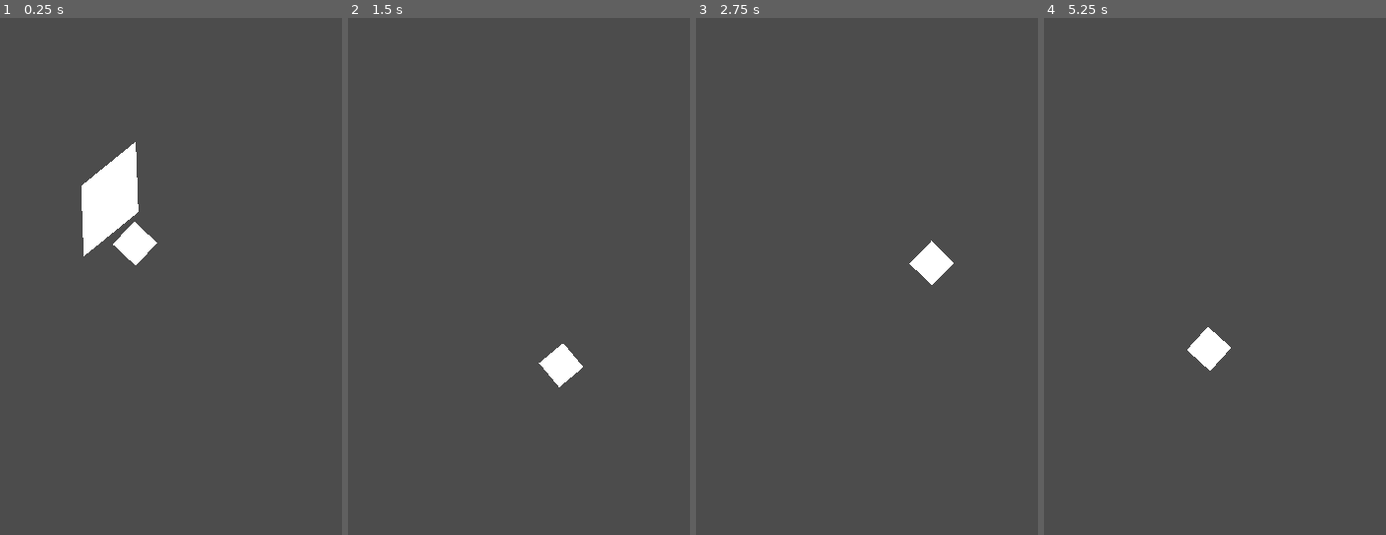
Above: before the commit, frames 1-4 (left to right).
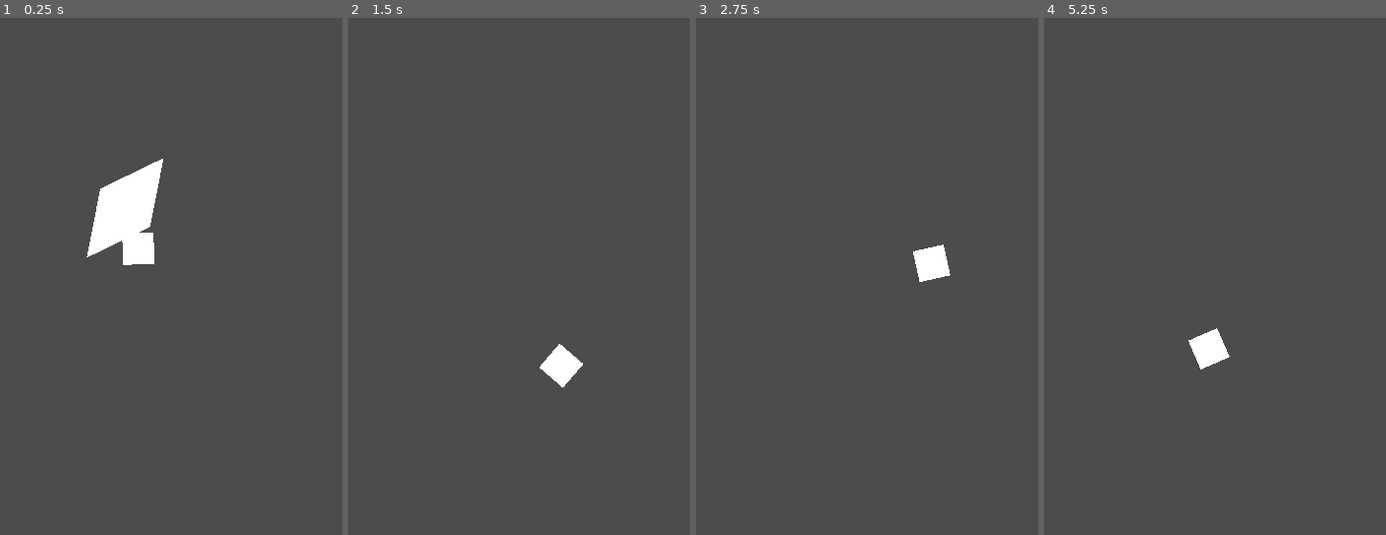
Above: after the commit, the same moments.

Repository: Kiel97/easy-jam-8bits-to-infinity
Game: Godot game, scene res://Game.tscn
The game is run twice, just before and just after one commit, with the same random seed, the same clock (stepped at 60 frames per second) and the same inputs.
Inputs (mouse positions are in pixels of both pictures, inside the frame that each line leads up to):
- Up to frame 1 (0.25 s): no input
- Up to frame 2 (1.5 s): move the mouse to (652, 359) at 0.52 s; move the mouse to (474, 431) at 1.27 s
- Up to frame 3 (2.75 s): move the mouse to (949, 229) at 2.02 s
- Up to frame 4 (5.25 s): move the mouse to (outside the picture) at 2.77 s; move the mouse to (1382, 509) at 3.52 s; move the mouse to (1129, 281) at 4.27 s; move the mouse to (1276, 395) at 5.02 s

The runs differ from the first frame. In frame 1, 2.1% of the frame differs, in the area x 23-48%, y 24-48%; in frame 2, less than 0.1%; in frame 3, 0.2%; in frame 4, 0.2%.

Commit message:
Added dormant float for shards when there were no collision with player

Diff:
--- a/Game.tscn
+++ b/Game.tscn
@@ -23,6 +23,7 @@
 [node name="Shard" parent="." instance=ExtResource( 3 )]
 position = Vector2( 32, 48 )
 physics_material_override = SubResource( 3 )
+can_sleep = false
 
 [node name="CanvasLayer" type="CanvasLayer" parent="."]
 
--- a/Player.tscn
+++ b/Player.tscn
@@ -11,7 +11,9 @@
 [sub_resource type="RectangleShape2D" id=1]
 extents = Vector2( 4, 4 )
 
-[node name="Player" type="RigidBody2D"]
+[node name="Player" type="RigidBody2D" groups=[
+"player",
+]]
 position = Vector2( 56, 96 )
 physics_material_override = SubResource( 2 )
 can_sleep = false
--- a/Shard.gd
+++ b/Shard.gd
@@ -3,6 +3,18 @@
 export var red: bool = true setget set_red
 export var green: bool = true setget set_green
 export var blue: bool = true setget set_blue
+
+var dormant_velocity: Vector2 = Vector2(10, 10)
+var dormant = true
+
+func _integrate_forces(_state):
+	if(dormant):
+		self.linear_velocity = dormant_velocity
+
+func _on_Shard_body_entered(body: Node2D):
+	if body.is_in_group("player") and dormant:
+		dormant = false
+		print("+1")
 
 func set_red(value):
 	red = value
--- a/Shard.tscn
+++ b/Shard.tscn
@@ -3,8 +3,13 @@
 [ext_resource path="res://square8x8.png" type="Texture" id=1]
 [ext_resource path="res://Shard.gd" type="Script" id=2]
 
-[node name="Shard" type="RigidBody2D"]
+[node name="Shard" type="RigidBody2D" groups=[
+"shard",
+]]
 collision_layer = 2
+contacts_reported = 1
+contact_monitor = true
+can_sleep = false
 script = ExtResource( 2 )
 
 [node name="Polygon2D" type="Polygon2D" parent="."]
@@ -13,3 +18,4 @@
 
 [node name="CollisionPolygon2D" type="CollisionPolygon2D" parent="."]
 polygon = PoolVector2Array( 0, -16, -8, 0, 0, 16, 8, 0 )
+[connection signal="body_entered" from="." to="." method="_on_Shard_body_entered"]
